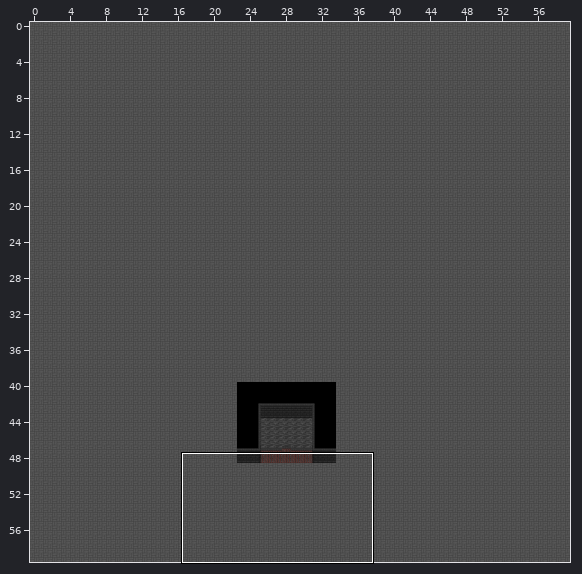
An edit to a level. Tiled map, Maps/UndeadParadise.tmx. Above: a wide view before the commit, with the close-up outlined.
Close-up. Before:
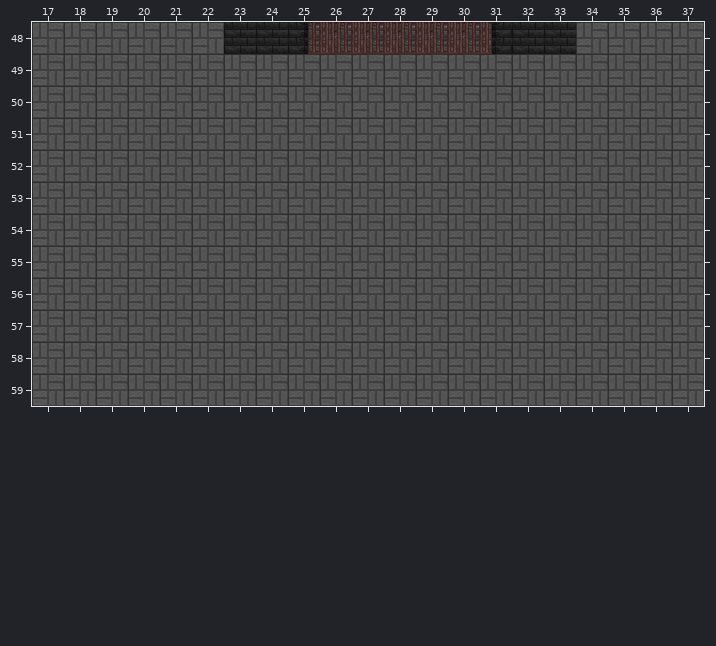
Cells are 32x32 px. Shown: x 17..37, y 48..59. The commit also changed other parts of the map, which this record leaves out. Tiles whose own drawing changed are shown in their newer look in all pictures.
And afterwards:
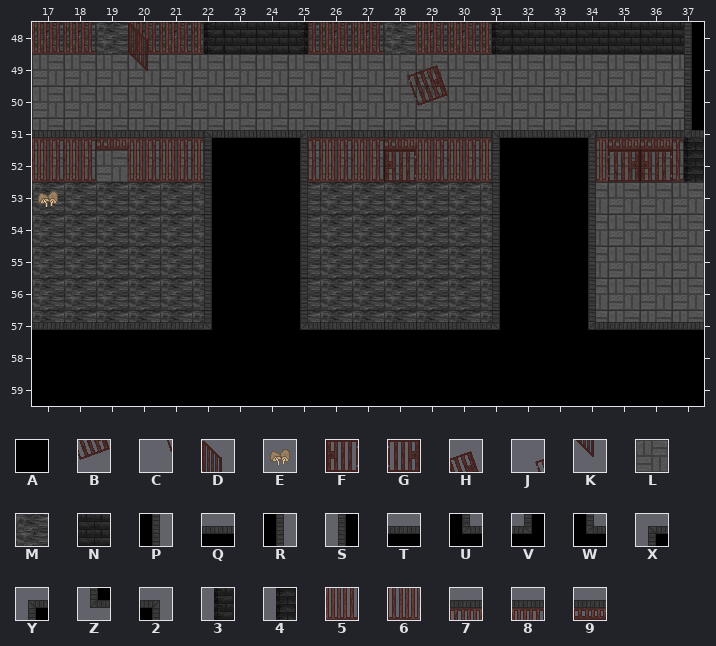
Key: from "dunegon": A 2, B 85 turned 180, C 86 turned 180, D 89, E 96, F 98, G 98 flipped left-right, H 100 turned 180, J 101 turned 180, K 104, L 105, M 106, N 107, P 108, Q 108 flipped on the other diagonal, R 108 flipped up-down, S 108 turned 180, T 108 turned 270, U 109 flipped up-down, V 109 turned 180, W 109 turned 270, X 110, Y 110 flipped on the diagonal, Z 110 turned 270, 2 110 turned 90, 3 111 flipped left-right, 4 111 turned 180, 5 112, 6 112 flipped left-right, 7 113, 8 113 flipped left-right, 9 114.
_ is an empty cell, # one hidden under a higher layer.
The edit:
Layer "Ground Layer":
y 48: x 17..22 LLLLLL -> MMMMMM
y 53: x 17..23 LLLLLLL -> MMMMMM#; x 25..33 LLLLLLLLL -> MMMMMMM##
y 54: x 17..22 LLLLLL -> MMMMMM; x 24..32 LLLLLLLLL -> #MMMMMMM#
y 55: x 17..22 LLLLLL -> MMMMMM; x 25..32 LLLLLLLL -> MMMMMMM#
y 56: x 17..22 LLLLLL -> MMMMMM; x 24..31 LLLLLLLL -> #MMMMMMM
y 57: x 17..22 LLLLLL -> MMMMMM; x 25..31 LLLLLLL -> MMMMMMM
Layer "Ground Layer 2":
y 49: x 28..29 __ -> JH
y 50: x 28..29 __ -> CB
y 51: x 25..31 _______ -> 8889888
y 52: x 25..31 _______ -> 555F555
y 53: x 17 _ -> E
Layer "Player Layer":
y 48: x 28 5 -> _
Layer "Wall Layer":
y 48: x 17..18 __ -> 55; x 20..22 ___ -> 555; x 34..37 ____ -> NNNN
y 51: x 17..22 ______ -> 889888; x 34..37 ____ -> 7997
y 52: x 17..18 __ -> 55; x 20..22 ___ -> 555; x 34..37 ____ -> 6GF6
Layer "Wall Decoration":
y 48: x 20 _ -> D; x 22 _ -> 3
y 49: x 20 _ -> K
y 51..52: x 37 _ -> 4
Layer "Above Layer":
y 48..50: x 37 _ -> S
y 51: x 22..25 ____ -> XQQ2; x 31..34 ____ -> YQQ2; x 37 _ -> Z
y 52..55: x 22..25 ____ -> SAAP; x 31..34 ____ -> SAAP
y 56: x 22..25 ____ -> SAAR; x 31..34 ____ -> SAAP
y 57: x 17..37 _____________________ -> TTTTTVAAUQQQQQVAAWTTT
y 58..59: x 17..37 _____________________ -> AAAAAAAAAAAAAAAAAAAAA
